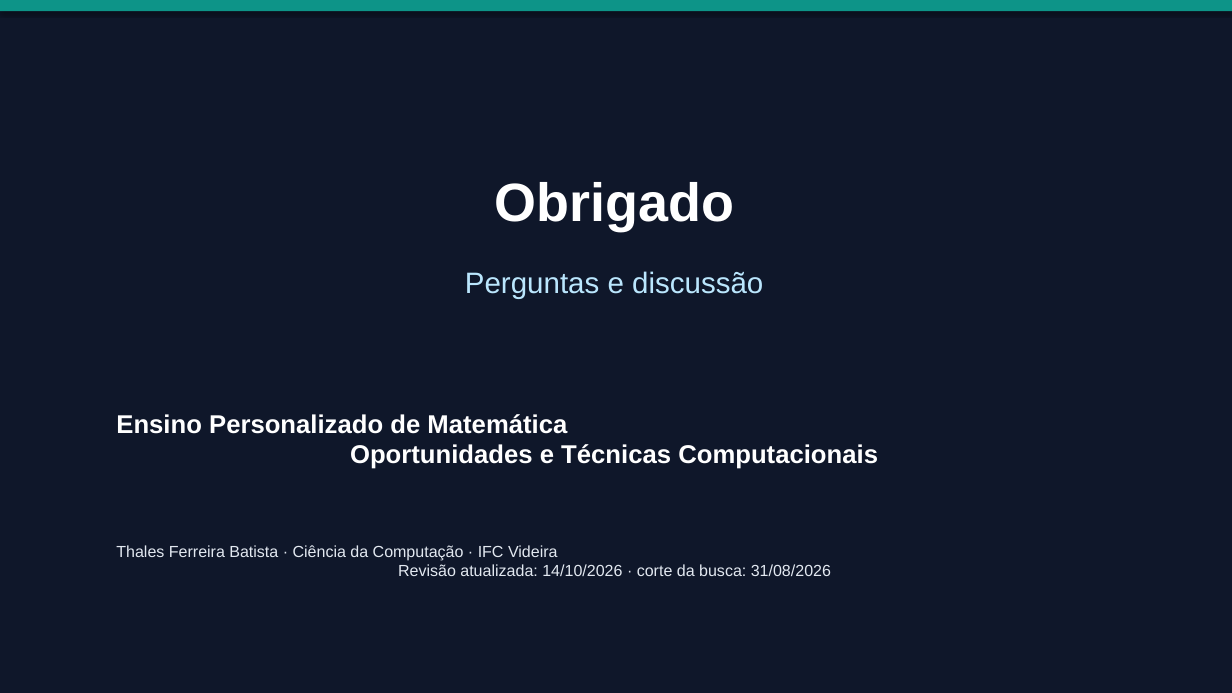
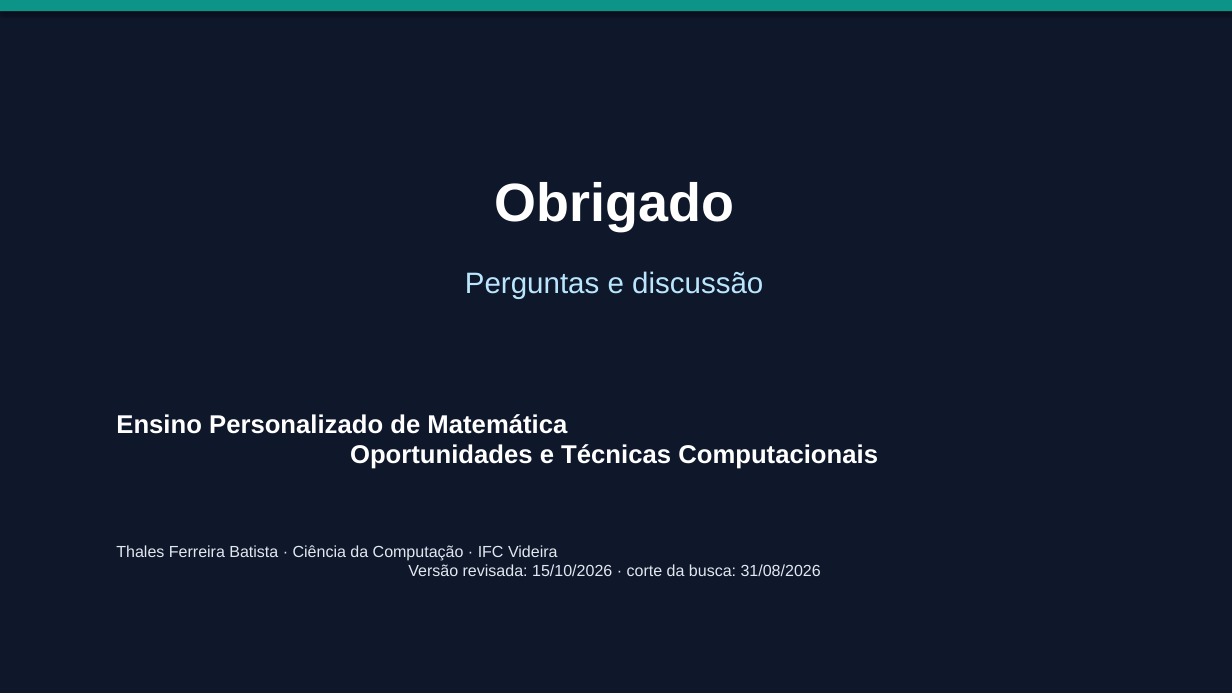
Before and after one commit to thalesfb/ccw, a slide deck: slide 19 of results/tcc/presentation/ensino_personalizado_de_matematica_tcc.pptx. Drawn at 1232x693 pixels with LibreOffice and Linux fonts; fonts in the diff are those of the drawing. Boxes give left, top, right and bottom in pixels: in the first picture for what was removed or moved away, otherwise in the second. Text is boxed around its words. In the diff, an @@ line names an element or a change of style, - is before the commit and + after.

```diff
--- a/results/tcc/presentation/ensino_personalizado_de_matematica_tcc.pptx
+++ b/results/tcc/presentation/ensino_personalizado_de_matematica_tcc.pptx
@@ text at [116, 545, 821, 576]: text changed @@
-Thales Ferreira Batista · Ciência da Computação · IFC Videira
-Revisão atualizada: 14/10/2026 · corte da busca: 31/08/2026
+Thales Ferreira Batista · Ciência da Computação · IFC Videira
+Versão revisada: 15/10/2026 · corte da busca: 31/08/2026
```
Also in this commit, not shown: 4 other slides changed, 1 other file.
